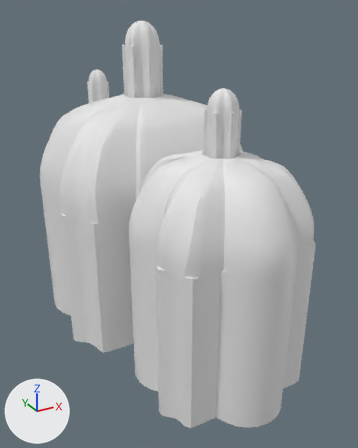
What one commit did to the glTF model models/grammar/grammar_43.glb.
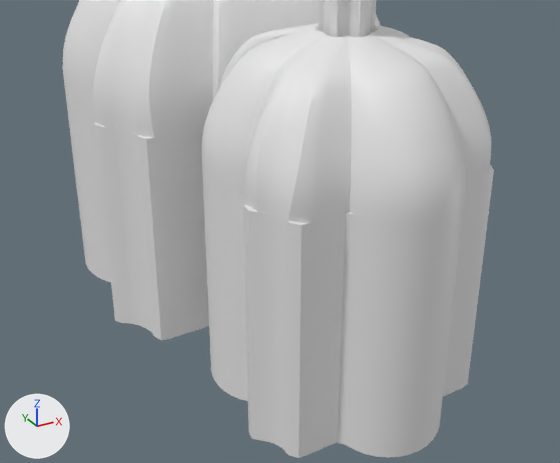
The first picture shows the older version from a camera (50 mm lens) standing at (-2.0, -4.22, 2.97) and looking at (0.16, -0.3, 1.0). The close-ups show the older and then the newer version on the part from 0% to 100% of the width and 30% to 96% of the height of that picture. Only the edits that show in the close-ups are written down. Lighting does not change. The marker at lower left points along +X, +Y and +Z. Where no turn or scale is listed for an object, it has been applied to the vertices.

The older version as bpy lines, for what is in view:
```python
me_lantern_col = bpy.data.meshes.new('lantern_col')
me_lantern_col.from_pydata(...)  # 144 vertices, 216 faces; spans x -0.17..0.17, y -1.37..1.44, z 1.87..2.65
me_vault_1 = bpy.data.meshes.new('vault_1')
me_vault_1.from_pydata(...)  # 13908 vertices, 27816 faces; spans x -0.97..0.97, y -0.65..0.81, z 1.31..2.21
me_walls = bpy.data.meshes.new('walls')
me_walls.from_pydata(...)  # 960 vertices, 1920 faces; spans x -0.98..0.98, y -2.0..2.0, z 0.0..1.31
ob_lantern_col = bpy.data.objects.new('lantern_col', me_lantern_col)
ob_lantern_col.location = (0.0, 0.0, 0.0)
ob_vault_1 = bpy.data.objects.new('vault_1', me_vault_1)
ob_vault_1.location = (0.0, 0.0, 0.0)
ob_walls = bpy.data.objects.new('walls', me_walls)
ob_walls.location = (0.0, 0.0, 0.0)
# also in view: 'vault_0' at (0.0, -1.26, 1.64); 'lantern_0' at (0.0, -1.24, 2.11)
```
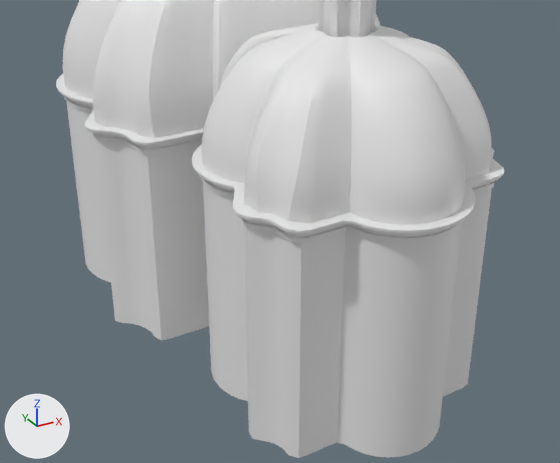
The newer file is also rescaled (x0.976) as a whole; pictures and numbers use the older file's frame.

Where the change shows, as pixel boxes (x1, y1, x2, y2) in the close-ups (560 x 463 px):
'cornice_out', added: after (56, 74, 504, 243)

Patch to the scene script:
```diff
--- a/models/grammar/grammar_43.glb.py
+++ b/models/grammar/grammar_43.glb.py
@@ me_cornice_out @@
+me_cornice_out.from_pydata(...)  # 2880 vertices, 5760 faces; spans x -1.03..1.03, y -2.05..2.05, z 1.23..1.31
@@ ob_cornice_out @@
+ob_cornice_out = bpy.data.objects.new('cornice_out', me_cornice_out)
+ob_cornice_out.location = (0.0, 0.0, 0.0)
```
